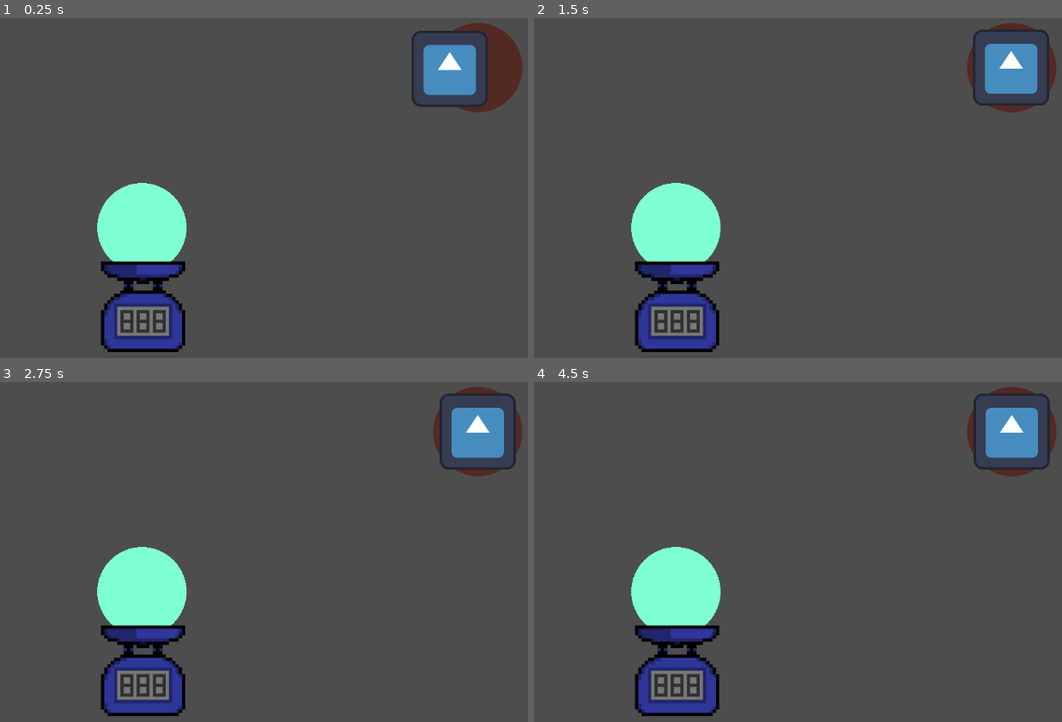
Above: before the commit, frames 1-4 (two rows, left to right).
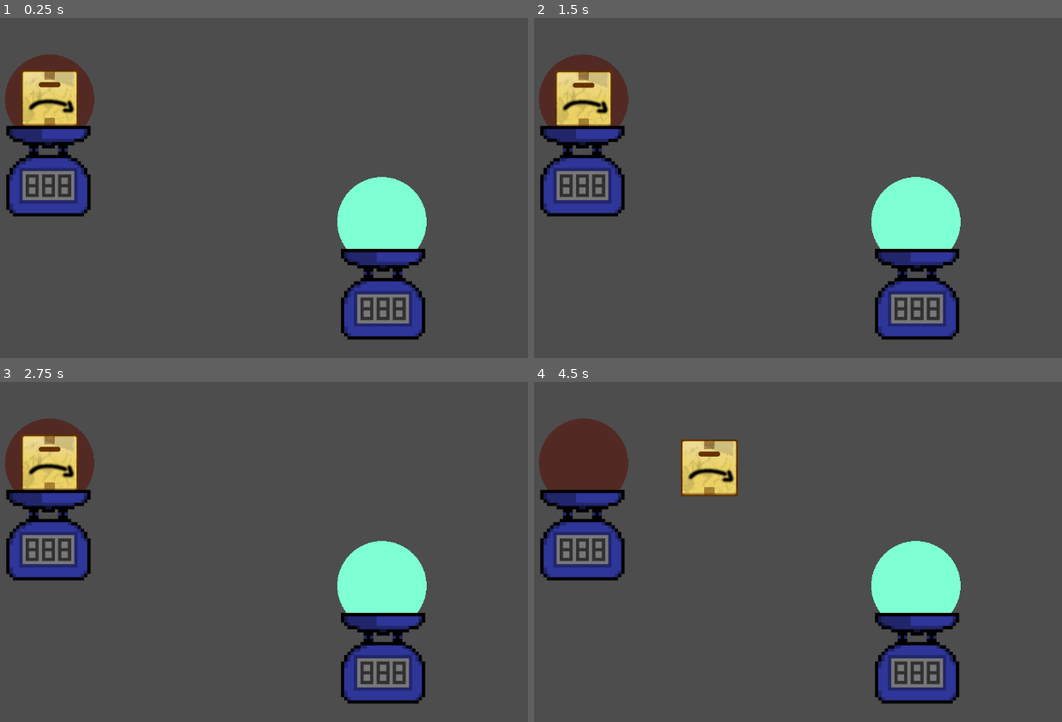
Above: after the commit, the same moments.

Repository: rodemananthony/gmtk-2024
Game: Godot game, scene res://scenes/Main/roman_test.tscn
Same seed, same stepped clock (60 frames per second), same inputs: the game is played once before the commit and once after it. This scene is started directly instead of the project's main scene. The engine's default icon, where the game draws it, is replaced by a stand-in: a white triangle on a blue panel in a dark square.
Inputs (mouse positions are in pixels of both pictures, inside the frame that each line leads up to):
- Up to frame 1 (0.25 s): no input
- Up to frame 2 (1.5 s): drag from (1009, 69) to (871, 89) at 0.52 s; drag from (666, 194) to (1003, 69) at 1.27 s
- Up to frame 3 (2.75 s): tap Enter at 2 s; move the mouse to (337, 453) at 2.02 s; click (337, 453) at 2.1 s
- Up to frame 4 (4.5 s): tap Space at 2.75, 4.25 s; drag from (771, 616) to (597, 480) at 2.77 s; tap Enter at 3.5 s; move the mouse to (1009, 596) at 3.52 s; click (1009, 596) at 3.6 s; drag from (597, 480) to (1009, 433) at 4.27 s

The runs differ from the first frame. In frame 1, 23% of the frame differs, in the area x 0-99%, y 1-99%; in frame 2, 22%; in frame 3, 22%; in frame 4, 24%.

Commit message:
Shelf test

Diff:
--- a/scenes/Main/package.tscn
+++ b/scenes/Main/package.tscn
@@ -1,10 +1,10 @@
 [gd_scene load_steps=4 format=3 uid="uid://db373j0806c6e"]
 
 [ext_resource type="Script" path="res://scripts/package.gd" id="1_i7anl"]
-[ext_resource type="Texture2D" uid="uid://ojwx6cxpxui2" path="res://icon.svg" id="2_n2x27"]
+[ext_resource type="Texture2D" uid="uid://c6o8it1rmlunh" path="res://Images/Sad box.png" id="2_4q4mu"]
 
-[sub_resource type="CircleShape2D" id="CircleShape2D_frf47"]
-radius = 60.0
+[sub_resource type="RectangleShape2D" id="RectangleShape2D_kfg4g"]
+size = Vector2(100, 100)
 
 [node name="Package" type="Control"]
 layout_mode = 3
@@ -16,11 +16,11 @@
 script = ExtResource("1_i7anl")
 
 [node name="Sprite2D" type="Sprite2D" parent="."]
-texture = ExtResource("2_n2x27")
+texture = ExtResource("2_4q4mu")
 
 [node name="Area2D" type="Area2D" parent="Sprite2D"]
 
 [node name="CollisionShape2D" type="CollisionShape2D" parent="Sprite2D/Area2D"]
-shape = SubResource("CircleShape2D_frf47")
+shape = SubResource("RectangleShape2D_kfg4g")
 
 [connection signal="input_event" from="Sprite2D/Area2D" to="." method="_on_area_2d_input_event"]
--- a/scenes/Main/package_manager.tscn
+++ b/scenes/Main/package_manager.tscn
@@ -1,3 +1,7 @@
-[gd_scene format=3 uid="uid://d2djly0crknho"]
+[gd_scene load_steps=2 format=3 uid="uid://d2djly0crknho"]
+
+[ext_resource type="PackedScene" uid="uid://l86h71p2dj6h" path="res://scenes/package_spawner.tscn" id="1_kdxyq"]
 
 [node name="Package Manager" type="Node"]
+
+[node name="package_spawner" parent="." instance=ExtResource("1_kdxyq")]
--- a/scenes/Main/roman_test.tscn
+++ b/scenes/Main/roman_test.tscn
@@ -7,19 +7,25 @@
 [node name="Node2D" type="Node2D"]
 
 [node name="drop_zone" parent="." instance=ExtResource("2_qouc2")]
-position = Vector2(922, 144)
+position = Vector2(203, 197)
 
 [node name="drop_zone2" parent="." instance=ExtResource("2_qouc2")]
-position = Vector2(358, 413)
+position = Vector2(761, 403)
 
 [node name="Package" parent="." instance=ExtResource("1_f4mcy")]
 offset_left = 201.0
-offset_top = 179.0
+offset_top = 178.0
 offset_right = 201.0
-offset_bottom = 179.0
+offset_bottom = 178.0
 
 [node name="Scale" type="Sprite2D" parent="."]
 visibility_layer = 513
-position = Vector2(360, 546)
+position = Vector2(763, 525)
 scale = Vector2(1.0875, 1.0875)
 texture = ExtResource("3_ouh64")
+
+[node name="Scale2" type="Sprite2D" parent="."]
+visibility_layer = 513
+position = Vector2(201, 318)
+scale = Vector2(1.0875, 1.0875)
+texture = ExtResource("3_ouh64")
--- /dev/null
+++ b/scenes/package_spawner.tscn
@@ -0,0 +1,9 @@
+[gd_scene load_steps=2 format=3 uid="uid://l86h71p2dj6h"]
+
+[ext_resource type="Script" path="res://scripts/package_manager.gd" id="1_wjvyg"]
+
+[node name="package_spawner" type="Node2D"]
+script = ExtResource("1_wjvyg")
+
+[node name="Timer" type="Timer" parent="."]
+autostart = true
--- /dev/null
+++ b/scenes/shelf_test.tscn
@@ -0,0 +1,60 @@
+[gd_scene load_steps=5 format=3 uid="uid://csov74dlg3kwq"]
+
+[ext_resource type="Texture2D" uid="uid://bdqjpjor844q6" path="res://Images/pixil-frame-0.png" id="1_jnkag"]
+[ext_resource type="PackedScene" uid="uid://db373j0806c6e" path="res://scenes/Main/package.tscn" id="2_d0g0a"]
+[ext_resource type="PackedScene" uid="uid://dyo41ud1e4ueu" path="res://scenes/Main/drop_zone.tscn" id="3_2dr2e"]
+[ext_resource type="PackedScene" uid="uid://l86h71p2dj6h" path="res://scenes/package_spawner.tscn" id="4_jc72a"]
+
+[node name="ShelfTest" type="Node"]
+
+[node name="Shelf" type="Sprite2D" parent="."]
+position = Vector2(586, 373)
+scale = Vector2(2.73125, 3.3875)
+texture = ExtResource("1_jnkag")
+
+[node name="Starting Point" parent="Shelf" instance=ExtResource("3_2dr2e")]
+visible = false
+position = Vector2(-104.348, 60.8118)
+scale = Vector2(0.366133, 0.295203)
+
+[node name="MR" parent="Shelf" instance=ExtResource("3_2dr2e")]
+visible = false
+position = Vector2(24.5309, -16.5314)
+scale = Vector2(0.366133, 0.295203)
+
+[node name="ML" parent="Shelf" instance=ExtResource("3_2dr2e")]
+visible = false
+position = Vector2(-31.4874, -16.5314)
+scale = Vector2(0.366133, 0.295203)
+
+[node name="BL" parent="Shelf" instance=ExtResource("3_2dr2e")]
+visible = false
+position = Vector2(-31.4874, 53.7269)
+scale = Vector2(0.366133, 0.295203)
+
+[node name="BR" parent="Shelf" instance=ExtResource("3_2dr2e")]
+visible = false
+position = Vector2(24.5309, 53.7269)
+scale = Vector2(0.366133, 0.295203)
+
+[node name="TL" parent="Shelf" instance=ExtResource("3_2dr2e")]
+visible = false
+position = Vector2(-31.4874, -87.6753)
+scale = Vector2(0.366133, 0.295203)
+
+[node name="TR" parent="Shelf" instance=ExtResource("3_2dr2e")]
+visible = false
+position = Vector2(24.5309, -87.6753)
+scale = Vector2(0.366133, 0.295203)
+
+[node name="Camera2D" type="Camera2D" parent="."]
+position = Vector2(576, 326)
+
+[node name="Package" parent="." instance=ExtResource("2_d0g0a")]
+offset_left = 302.0
+offset_top = 577.0
+offset_right = 302.0
+offset_bottom = 577.0
+
+[node name="package_spawner" parent="." instance=ExtResource("4_jc72a")]
+position = Vector2(158, 468)
--- /dev/null
+++ b/scripts/package_manager.gd
@@ -0,0 +1,8 @@
+extends Node2D
+
+@onready var enemy = preload("res://scenes/Main/package.tscn")
+
+func _on_timer_timeout() -> void:
+	var ene = enemy.instantiate()
+	ene.position = position
+	get_parent().get_node("res://scenes/Main/package.tscn").add_child(ene)
Binary file added: Images/Amazon box.png
Not shown, added: Images/Amazon box.png.import
Binary file added: Images/Sad box.png
Not shown, added: Images/Sad box.png.import
Binary file added: Images/Scale_Down.png
Not shown, added: Images/Scale_Down.png.import
Binary file added: Images/pixil-frame-0.png
Not shown, added: Images/pixil-frame-0.png.import
Renamed: scenes/PauseMenu.tscn -> scenes/Pause Menu Test/PauseMenu.tscn
Not shown, added: scripts/Amazon box.xcf
